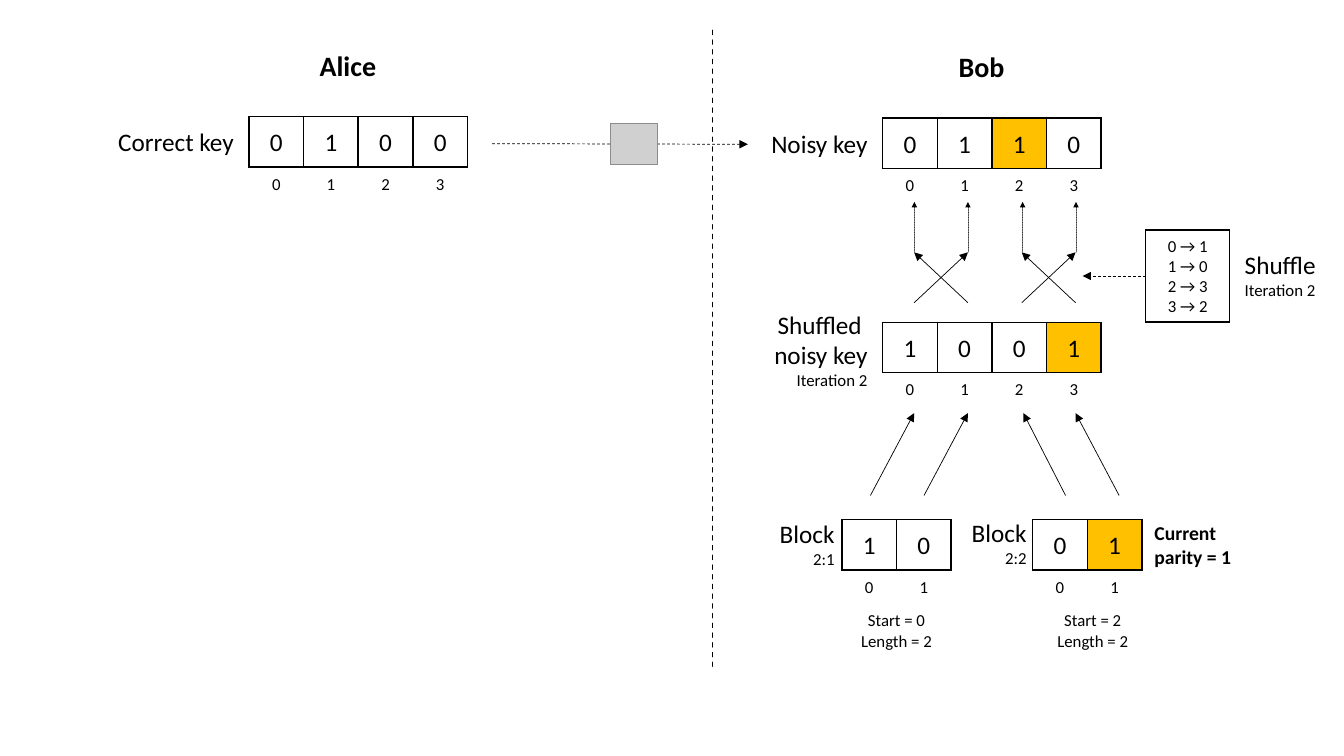
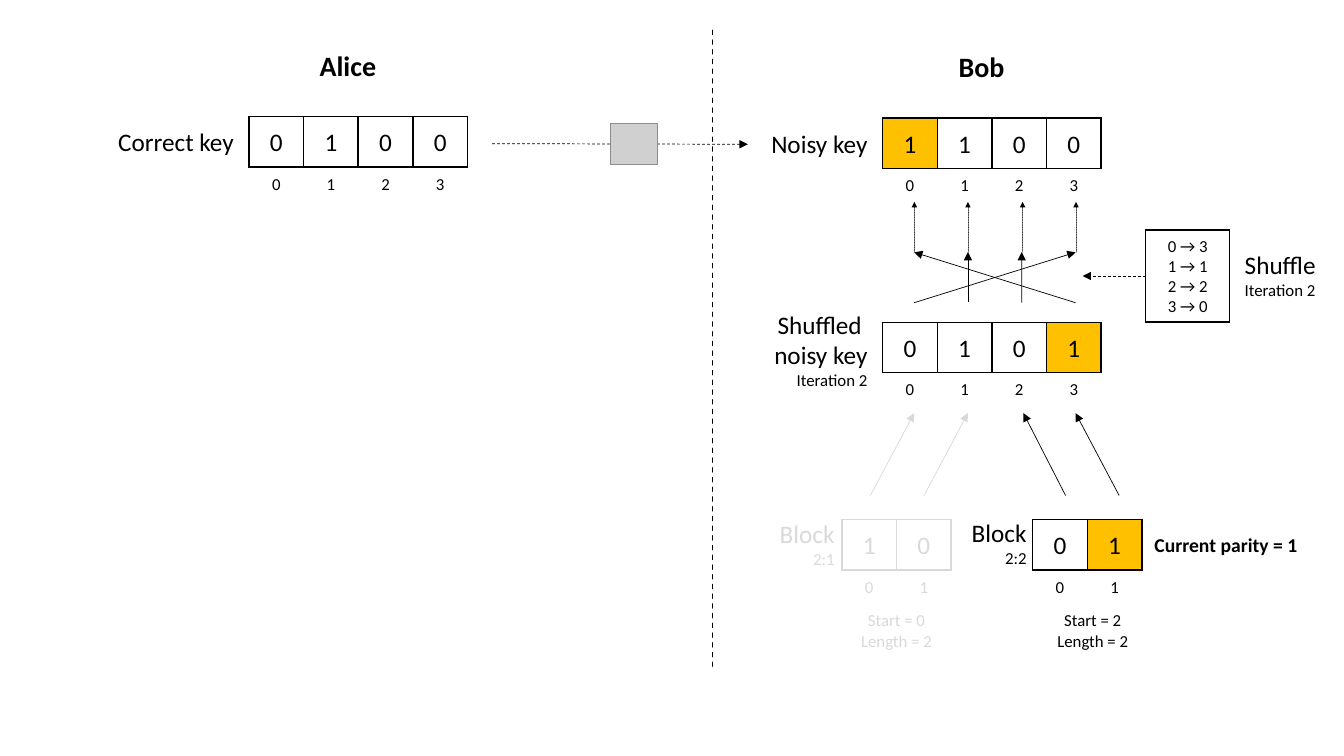
Before and after one commit to brunorijsman/cascade-python, a slide deck: slide 10 of docs/source/figures/figures.pptx (slide 11 before the commit). Drawn at 1344x756 pixels with LibreOffice and Linux fonts; fonts in the diff are those of the drawing; grey boxes stand for pictures. Boxes give left, top, right and bottom in pixels: in the first picture for what was removed or moved away, otherwise in the second. Text is boxed around its words. In the diff, an @@ line names an element or a change of style, - is before the commit and + after.

Commit message:
compute correct parity

```diff
--- a/docs/source/figures/figures.pptx
+++ b/docs/source/figures/figures.pptx
@@ rectangle "1": place and size @@
-rectangle "1" at [992, 118, 1047, 168]
+rectangle "1" at [883, 118, 938, 168]
@@ rectangle "0": place and size @@
-rectangle "0" at [883, 118, 938, 168]
+rectangle "0" at [992, 118, 1047, 168]
@@ arrow moved from (968, 252) - (914, 302) to (1076, 252) - (914, 302) @@
@@ arrow moved from (1022, 252) - (1076, 302) to (914, 252) - (1076, 302) @@
@@ arrow moved from (914, 252) - (968, 302) to (968, 252) - (968, 302) @@
@@ arrow moved from (1076, 252) - (1022, 302) to (1022, 252) - (1022, 302) @@
@@ text in rectangle at [1168, 241, 1207, 312]: text changed @@
-0 → 1
-1 → 0
-2 → 3
-3 → 2
+0 → 3
+1 → 1
+2 → 2
+3 → 0
@@ rectangle "0": place and size @@
-rectangle "0" at [938, 323, 992, 373]
+rectangle "0" at [883, 323, 938, 373]
@@ rectangle "1": place and size @@
-rectangle "1" at [883, 323, 938, 373]
+rectangle "1" at [938, 323, 992, 373]
@@ arrow (914, 413) - (871, 496): stroke #000000 0.5 pt to #D9D9D9 0.5 pt @@
@@ arrow (968, 413) - (925, 496): stroke #000000 0.5 pt to #D9D9D9 0.5 pt @@
@@ rectangle "1" at [842, 520, 896, 571]: text colour #000000 to #D9D9D9; outline #000000 1 pt to #D9D9D9 1 pt @@
@@ rectangle "0" at [896, 520, 951, 571]: text colour #000000 to #D9D9D9; outline #000000 1 pt to #D9D9D9 1 pt @@
@@ text at [1154, 538, 1297, 555]: text changed @@
-Current
-parity = 1
+Current parity = 1
@@ text colour #000000 to #D9D9D9 in 4 elements at [865, 577, 873, 597], [920, 577, 928, 597], [780, 519, 835, 569], [861, 611, 931, 651] @@
```
Also in this commit, not shown: 1 other slide changed, 6 slides added, 7 other files.
